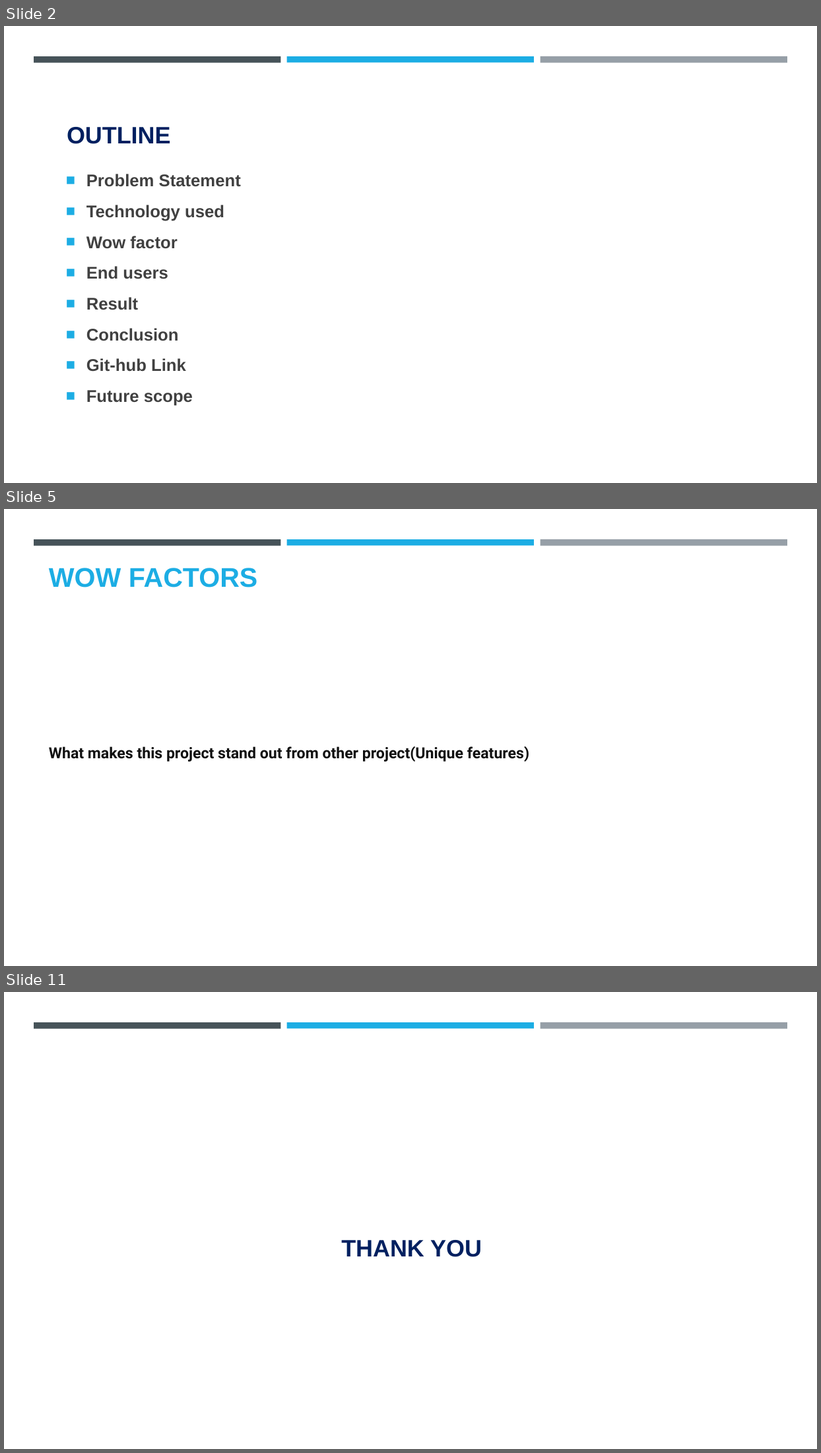
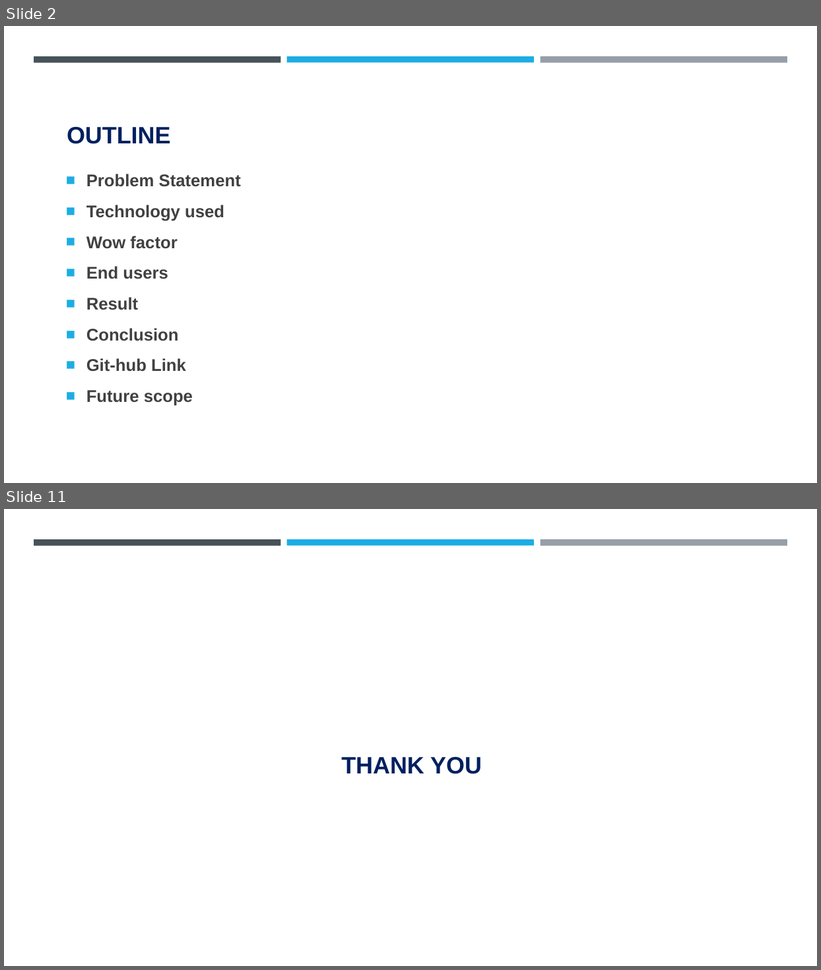
Before and after one commit to Akshay-S-Gupta/IBM-Cybersecurity-Internship, a slide deck: steganography_project.pptx. Shown one above the other, each under a label of ours: slides 2, 5 and 11 before the commit, slides 2 and 11 after it; the slides between them are not shown. The pictures are 821x1453 and 821x970 pixels, drawn with LibreOffice and Linux fonts; fonts in the diff are those of the drawing; background and template pictures are left out. Boxes give left, top, right and bottom in pixels: in the first picture for what was removed or moved away, otherwise in the second. Text is boxed around its words. In the diff, an @@ line names an element or a change of style, - is before the commit and + after.

```diff
--- a/steganography_project.pptx
+++ b/steganography_project.pptx
@@ slide 5 removed at [4,509,817,966], background #FFFFFF; not listed: 3 template elements that a slide beside it also shows @@
@@ title removed at [49,568,258,588] @@
-WOW FACTORS
@@ text removed at [49,747,529,762] @@
-What makes this project stand out from other project(Unique features)
```
Also in this commit, not shown: 2 slides changed, 6 slides added, 5 other slides removed, 2 other files.
